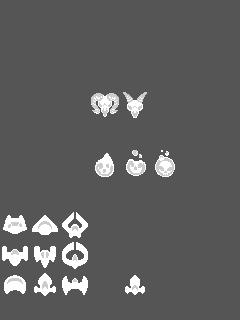
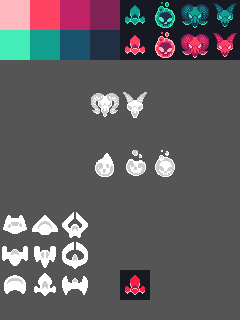
Two versions of the same layered image (240×320). Layer-by-layer changes:
painted on "Layer 1" over (x1=0, y1=0, x2=240, y2=295)
painted on "Layer 0" over (x1=120, y1=270, x2=150, y2=300)
